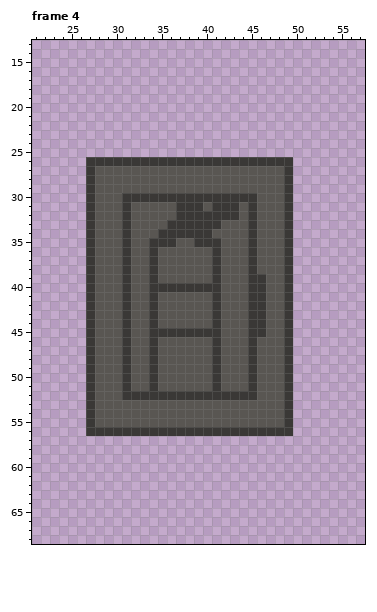
A pixel-art file gets an edit: Assets/Sprites/Base_Decor.aseprite. The picture above was drawn from the file before the commit.
80x80 pixels, 10 frames. Colours within 5 levels of each other are drawn and written as one. Shown: frame 4: x 21..57, y 13..68. The commit also changed other frames, which this record leaves out.
After:
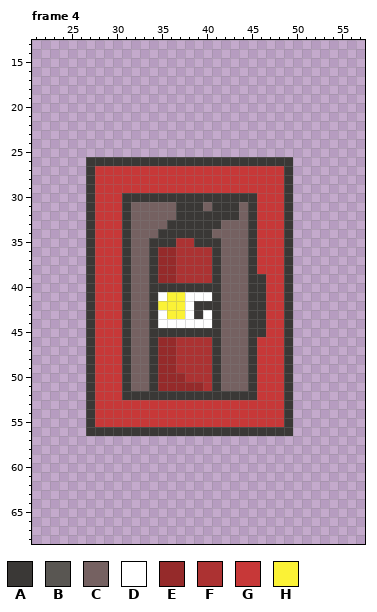
Palette (. is transparent): A #3a3836  B #595652  C #756161  D #ffffff  E #952a2a  F #ac3232  G #c73838  H #fbf236
Edits made:
Changed rows in their new state; - is an unchanged pixel.
Frame 4:
first column x 28:
27 GGGGGGGGGGGGGGGGGGGGG
28 GGGGGGGGGGGGGGGGGGGGG
29 GGGGGGGGGGGGGGGGGGGGG
30 GGG---------------GGG
31 GGG-CCCCC---C---C-GGG
32 GGG-CCCCC-------C-GGG
33 GGG-CCCC------CCC-GGG
34 GGG-CCC------CCCC-GGG
35 GGG-CC---FF---CCC-GGG
36 GGG-CC-EEFFFF-CCC-GGG
37 GGG-CC-EEFFFF-CCC-GGG
38 GGG-CC-EEFFFF-CCC-GGG
39 GGG-CC-EEFFFF-CCC--GG
40 GGG-CC--------CCC--GG
41 GGG-CC-DHHDDD-CCC--GG
42 GGG-CC-HHHDAA-CCC--GG
43 GGG-CC-DHHDAD-CCC--GG
44 GGG-CC-DDDDDD-CCC--GG
45 GGG-CC--------CCC--GG
46 GGG-CC-EEFFFF-CCC-GGG
47 GGG-CC-EEFFFF-CCC-GGG
48 GGG-CC-EEFFFF-CCC-GGG
49 GGG-CC-EEFFFF-CCC-GGG
50 GGG-CC-EEEFFF-CCC-GGG
51 GGG-CC-EEEEEF-CCC-GGG
52 GGG---------------GGG
53 GGGGGGGGGGGGGGGGGGGGG
54 GGGGGGGGGGGGGGGGGGGGG
55 GGGGGGGGGGGGGGGGGGGGG
